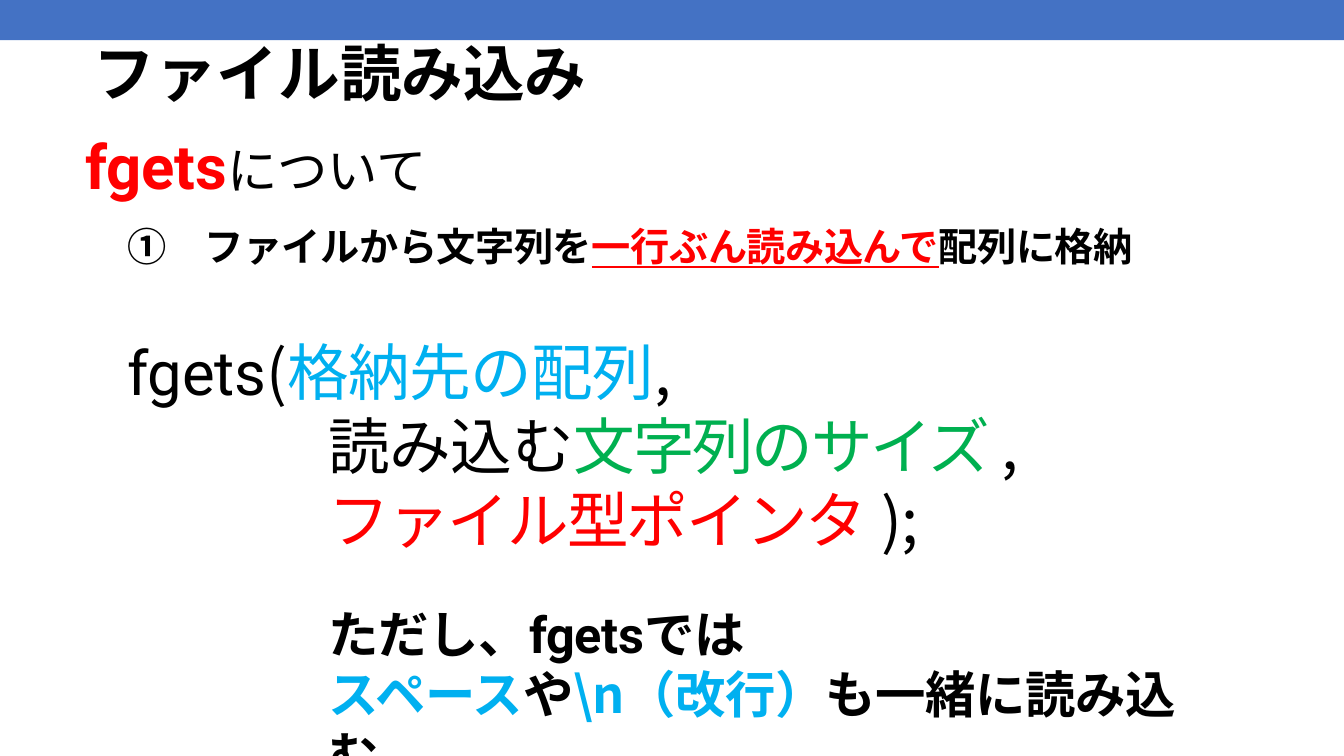
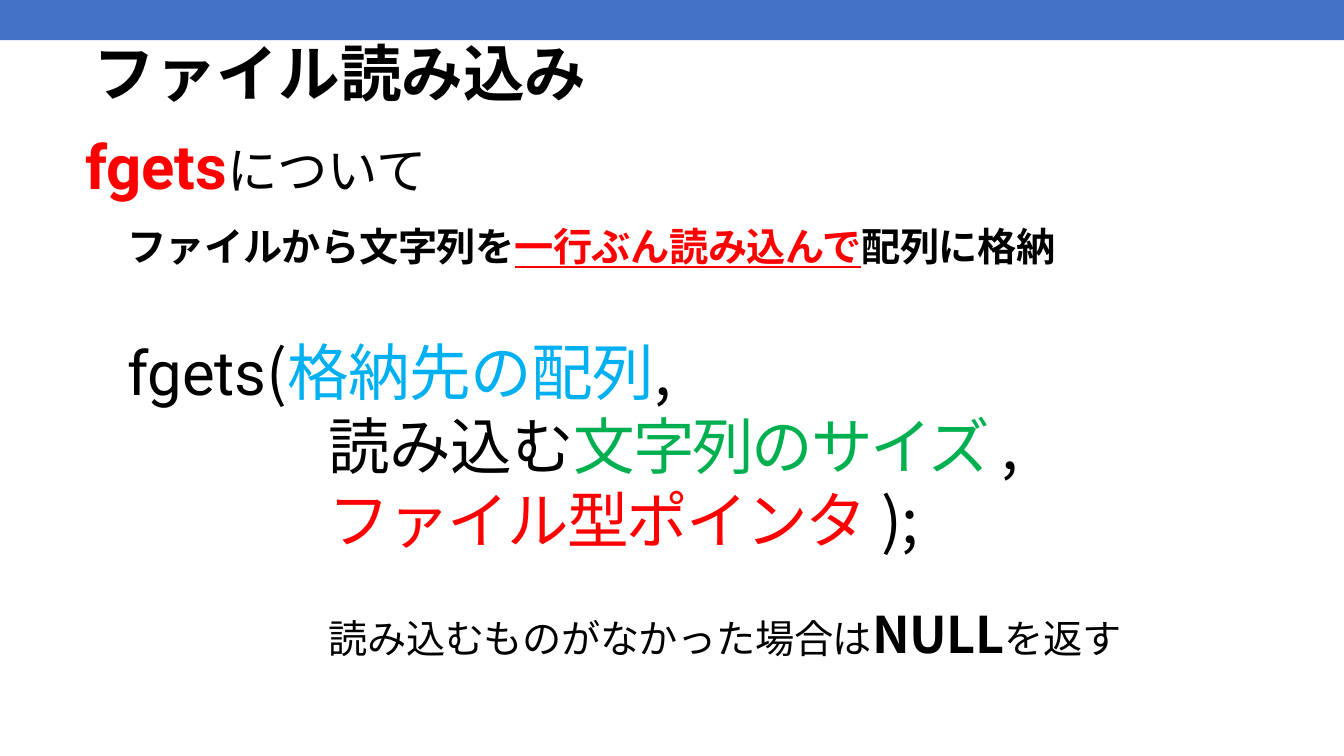
Before and after one commit to kic-murata/cpp2025, a slide deck: slide 16 of 授業資料/授業資料：ファイル処理.pptx. Drawn at 1344x756 pixels with LibreOffice and Linux fonts; fonts in the diff are those of the drawing. Boxes give left, top, right and bottom in pixels: in the first picture for what was removed or moved away, otherwise in the second. Text is boxed around its words. In the diff, an @@ line names an element or a change of style, - is before the commit and + after.

```diff
--- a/授業資料/授業資料：ファイル処理.pptx
+++ b/授業資料/授業資料：ファイル処理.pptx
@@ text at (127,227,1055,268): text changed @@
-① ファイルから文字列を一行ぶん読み込んで配列に格納
+ファイルから文字列を一行ぶん読み込んで配列に格納
@@ text at (329,406,990,657): text changed; size 36 to 44 pt; bold off @@
-読み込む文字列のサイズ ,
-ファイル型ポインタ );
-ただし、fgetsでは
-スペースや\n（改行）も一緒に読み込む
+読み込む文字列のサイズ ,
+ファイル型ポインタ );
+読み込むものがなかった場合はNULLを返す
```
Also in this commit, not shown: 9 other slides changed, 1 slide added, 1 other file.
